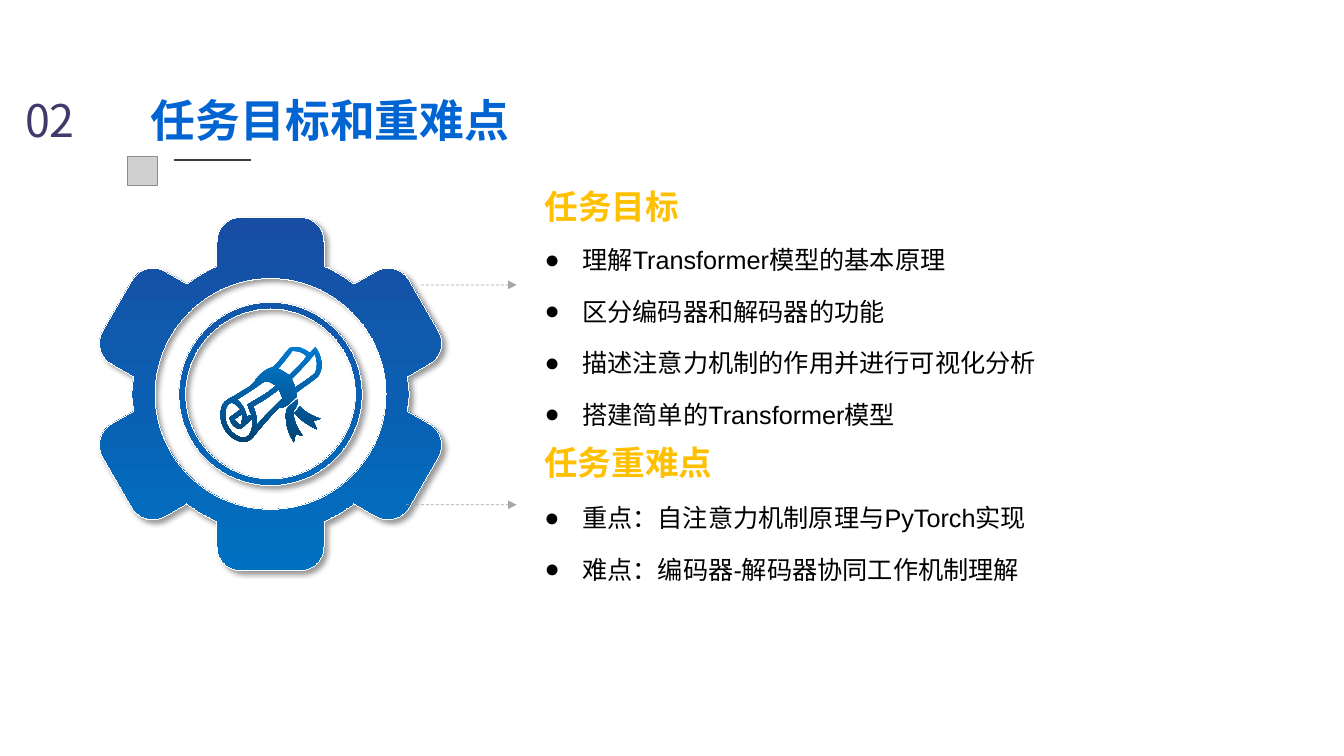
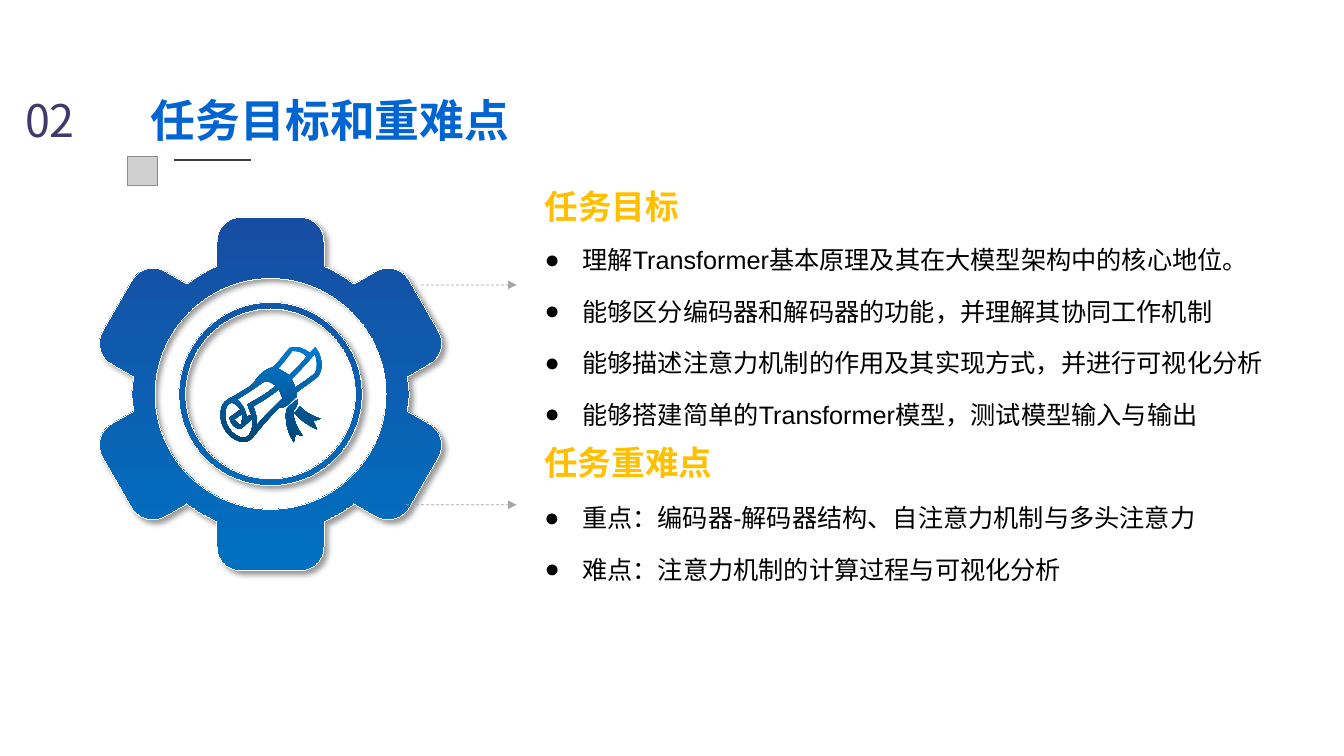
Before and after one commit to Silence1628/Ai_PPT, a slide deck: slide 8 of ppt_output/1.1_大模型基石——Transformer.pptx. Drawn at 1344x756 pixels with LibreOffice and Linux fonts; fonts in the diff are those of the drawing; grey boxes stand for pictures; background and template pictures are left out. Boxes give left, top, right and bottom in pixels: in the first picture for what was removed or moved away, otherwise in the second. Text is boxed around its words. In the diff, an @@ line names an element or a change of style, - is before the commit and + after.

```diff
--- a/ppt_output/1.1_大模型基石——Transformer.pptx
+++ b/ppt_output/1.1_大模型基石——Transformer.pptx
@@ text at [582, 247, 1247, 271]: text changed @@
-● 理解Transformer模型的基本原理
+● 理解Transformer基本原理及其在大模型架构中的核心地位。
@@ text at [582, 299, 1212, 324]: text changed @@
-● 区分编码器和解码器的功能
+● 能够区分编码器和解码器的功能，并理解其协同工作机制
@@ text at [582, 350, 1262, 375]: text changed @@
-● 描述注意力机制的作用并进行可视化分析
+● 能够描述注意力机制的作用及其实现方式，并进行可视化分析
@@ text at [582, 402, 1197, 427]: text changed @@
-● 搭建简单的Transformer模型
+● 能够搭建简单的Transformer模型，测试模型输入与输出
@@ text at [582, 505, 1195, 529]: text changed @@
-● 重点：自注意力机制原理与PyTorch实现
+● 重点：编码器-解码器结构、自注意力机制与多头注意力
@@ text at [582, 557, 1061, 581]: text changed @@
-● 难点：编码器-解码器协同工作机制理解
+● 难点：注意力机制的计算过程与可视化分析
```
Also in this commit, not shown: 6 other slides changed, 29 other files.
